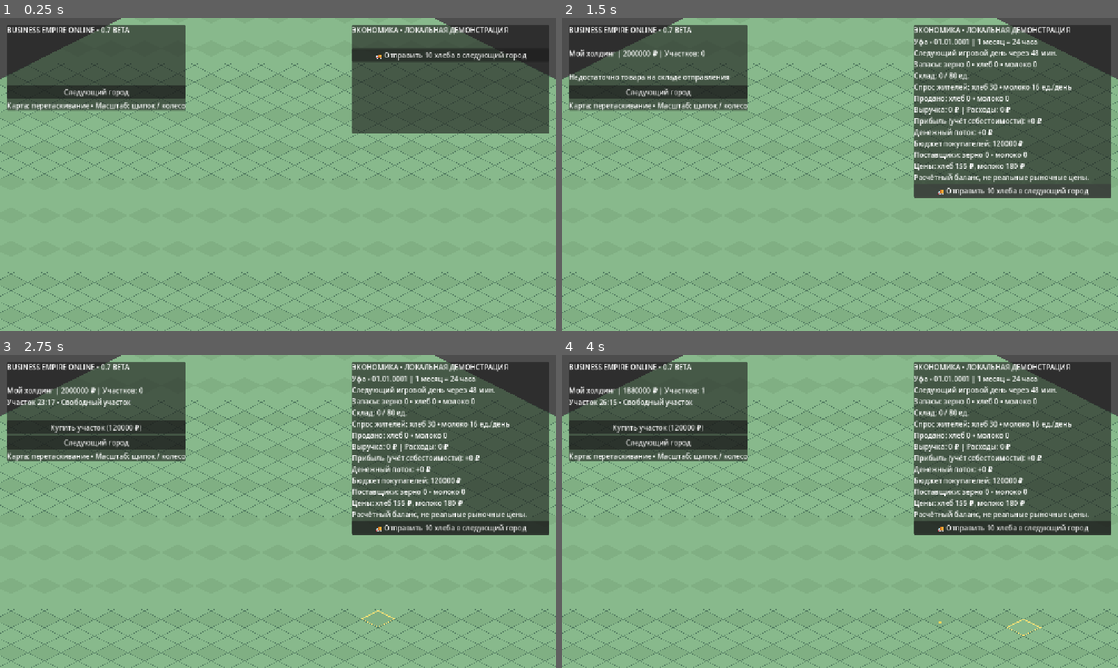
Above: before the commit, frames 1-4 (two rows, left to right).
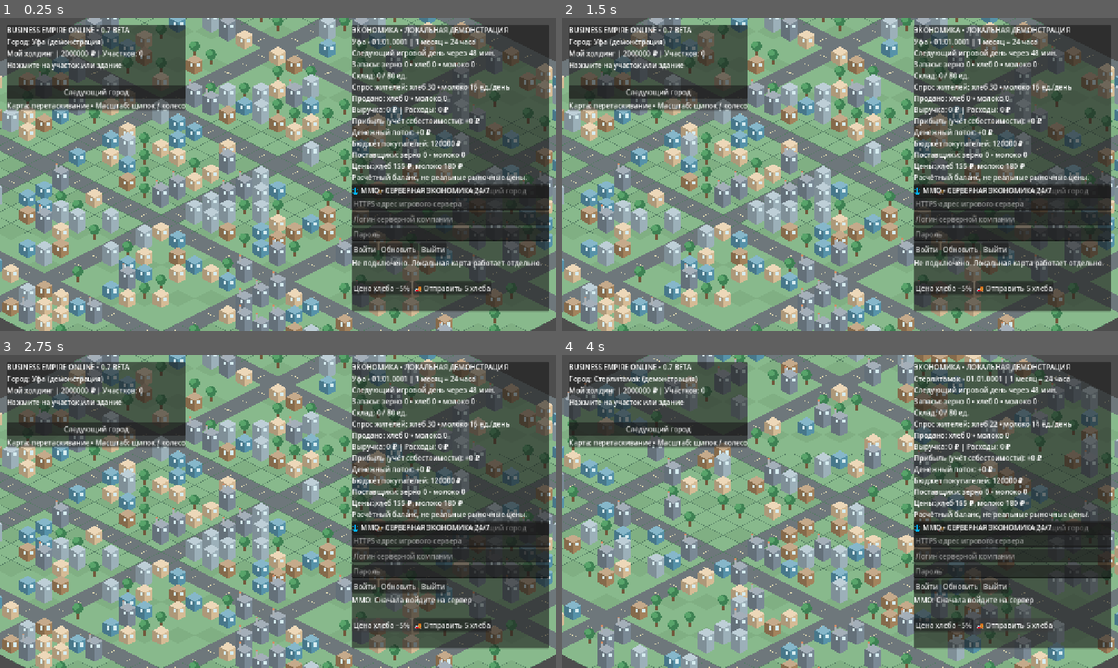
Above: after the commit, the same moments.

Repository: maillunex-lang/ufaeconom
Game: Godot game, scene res://scenes/main.tscn
The game is run twice, just before and just after one commit, with the same random seed, the same clock (stepped at 60 frames per second) and the same inputs.
Inputs (mouse positions are in pixels of both pictures, inside the frame that each line leads up to):
- Up to frame 1 (0.25 s): no input
- Up to frame 2 (1.5 s): click "🚚 Отправить 10 хлеба в следую…" at 0.5 s; click "🚚 Отправить 10 хлеба в следую…" at 1.25 s
- Up to frame 3 (2.75 s): click (383, 624) at 2 s, where only the run after the commit has a clickable "Цена хлеба −5%"
- Up to frame 4 (4 s): click (656, 426) at 2.75 s, where only the run before the commit has a clickable "Купить участок (120000 ₽)"; click (1012, 624) at 3.5 s, where only the run after the commit has a clickable "🚚 Отправить 5 хлеба"

The runs differ from the first frame. In frame 1, 63% of the frame differs, in the area x 0-100%, y 0-100%; in frame 2, 56%; in frame 3, 57%; in frame 4, 56%.
Error before the commit: Parse Error: The function signature doesn't match the parent. Parent signature is "is_connected(StringName, Callable) -> bool". (res://scripts/mmo_panel.gd:73)

Commit message:
fix(godot): avoid Object.is_connected native method name collision

Diff:
--- a/scripts/mmo_panel.gd
+++ b/scripts/mmo_panel.gd
@@ -70,7 +70,7 @@
 	cargo.pressed.connect(_send_cargo)
 	actions.add_child(cargo)
 
-func is_connected() -> bool:
+func online_active() -> bool:
 	return client != null and client.connected()
 
 func _login() -> void:
@@ -109,7 +109,7 @@
 	summary_label.text = ""
 
 func _reduce_price() -> void:
-	if not is_connected():
+	if not online_active():
 		_on_error("Сначала войдите на сервер")
 		return
 	var facilities: Dictionary = client.snapshot.get("facilities", {})
@@ -125,7 +125,7 @@
 	_on_error("У компании нет магазина")
 
 func _send_cargo() -> void:
-	if not is_connected():
+	if not online_active():
 		_on_error("Сначала войдите на сервер")
 		return
 	var facilities: Dictionary = client.snapshot.get("facilities", {})
